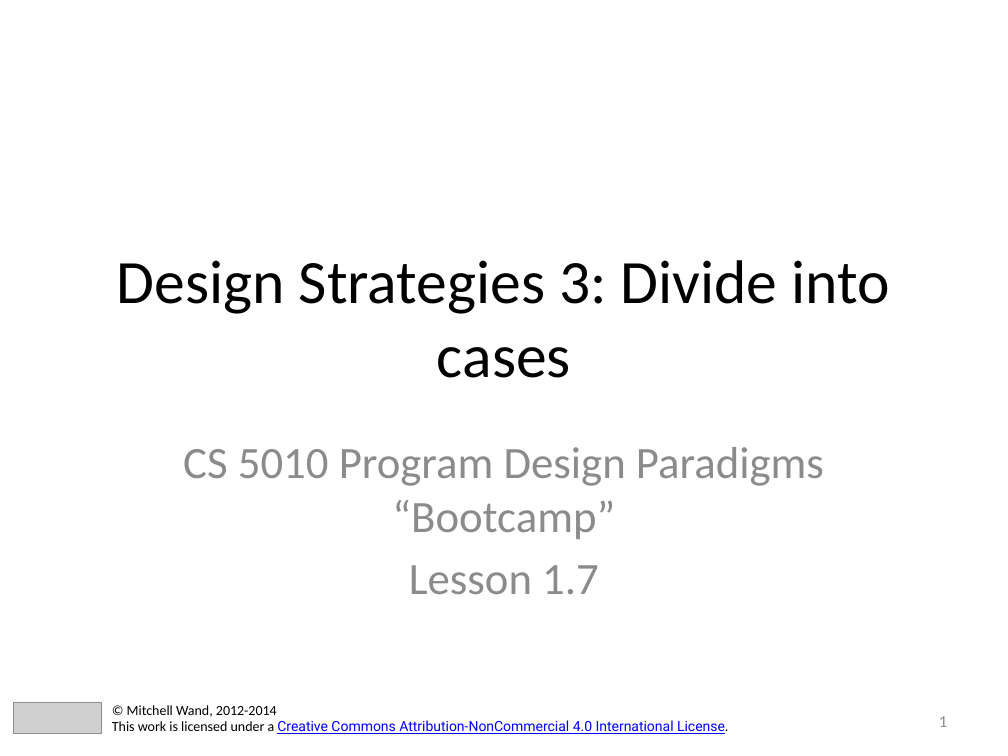
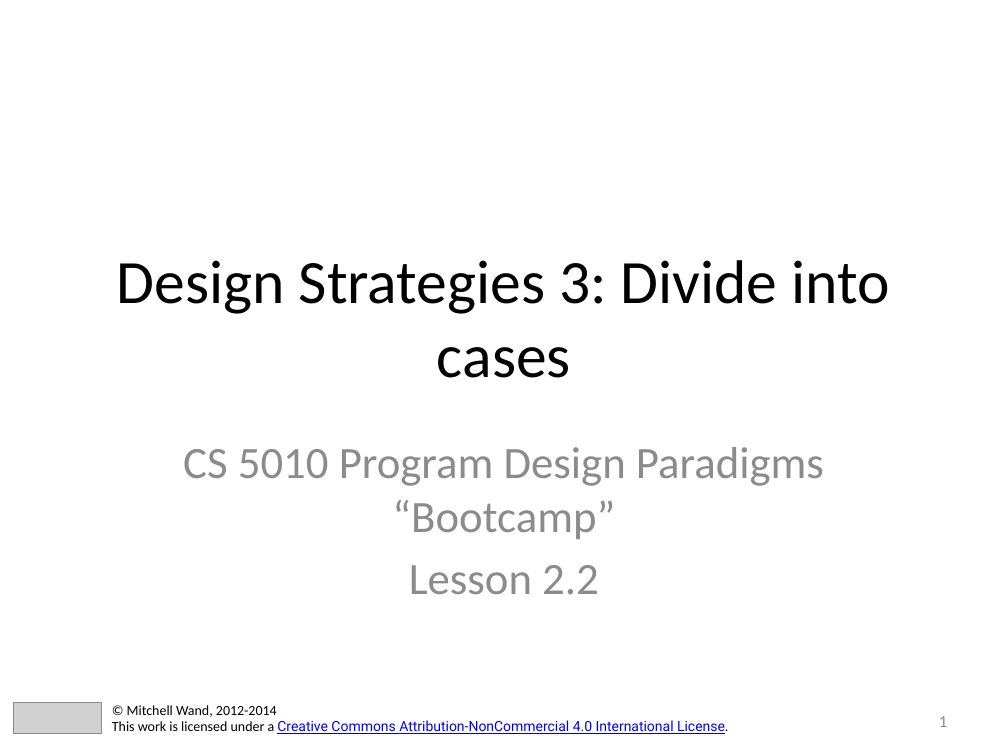
Before and after one commit to mwand/cs5010f16, a slide deck: slide 1 of Slides/Lesson 2.2 Dividing into cases.pptx. Drawn at 1008x756 pixels with LibreOffice and Linux fonts; fonts in the diff are those of the drawing; grey boxes stand for pictures. Boxes give left, top, right and bottom in pixels: in the first picture for what was removed or moved away, otherwise in the second. Text is boxed around its words. In the diff, an @@ line names an element or a change of style, - is before the commit and + after.

Commit message:
working on Lessons through 2.3

```diff
--- a/Slides/Lesson 2.2 Dividing into cases.pptx
+++ b/Slides/Lesson 2.2 Dividing into cases.pptx
@@ subtitle at [409,565,599,594]: text changed @@
-Lesson 1.7
+Lesson 2.2
```
Also in this commit, not shown: 1 other slide changed, 24 other files.
